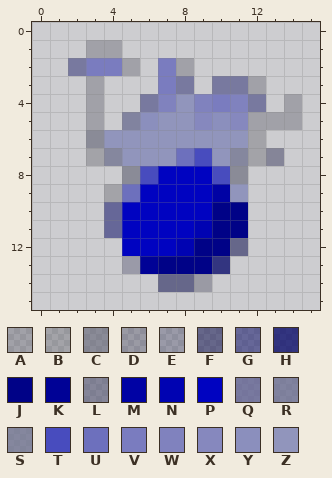
Pixel-art sprite -- HowAboutSpikes/HowAboutSpikes.gmx/sprites/images/blueOrb_spr_0.png. The picture above was drawn from the file before the commit.
The file is 16x16 pixels. Colours within 5 levels of each other are drawn and written as one.
Palette (. is transparent): A #1e1f3040  B #24252f40  C #484a5e80  D #00002240  E #00013040  F #00014480  G #00026080  H #000265bf  J #000287  K #000296  L #3d3e6080  M #0002a4  N #0003b2  P #0003c1  Q #5c5d8fbf  R #676a8ebf  S #6d708dbf  T #484cbe  U #6d70bd  V #7a7cbf  W #8082be  X #8688be  Y #8b8fbd  Z #9195bc
After:
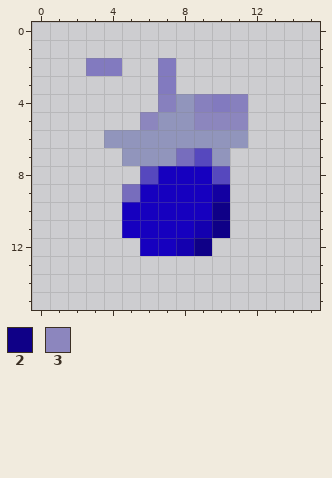
Colours new in this view: 2 #0f0087  3 #8c86be
Diff:
@@ palette @@
-M #0002a4
+M #1300a1
-N #0003b2
+N #1400af
-P #0003c1
+P #1600bf
-T #484cbe
+T #5648be
-U #6d70bd
+U #776dbd
-V #7a7cbf
+V #827abf
-W #8082be
+W #8780be
@@ x 0..15 @@
  0 ................
- 1 ...AA...........
- 2 ..QVVA.VA.......
- 3 ...A...VQ.QQA...
- 4 ...A..QWZWVWQ.A.
- 5 ...A.RYZZXYXAAA.
- 6 ...CZZZZZZZZB...
- 7 ...BSZZZUTZSBL..
- 8 .....CTPPPTC....
- 9 ....BUPPPPMZ....
-10 ....GPPPPPJJ....
-11 ....GPPPPNJJ....
-12 .....PPPNJJF....
-13 .....EKJJJH.....
-14 .......FFD......
+ 1 ................
+ 2 ...VV..V........
+ 3 .......V........
+ 4 .......WZWVW....
+ 5 ......3ZZ333....
+ 6 ....ZZZZZZZZ....
+ 7 .....ZZZUTZ.....
+ 8 ......TPPPT.....
+ 9 .....UPPPPM.....
+10 .....PPPPP2.....
+11 .....PPPPN2.....
+12 ......PPN2......
+13 ................
+14 ................
 15 ................
